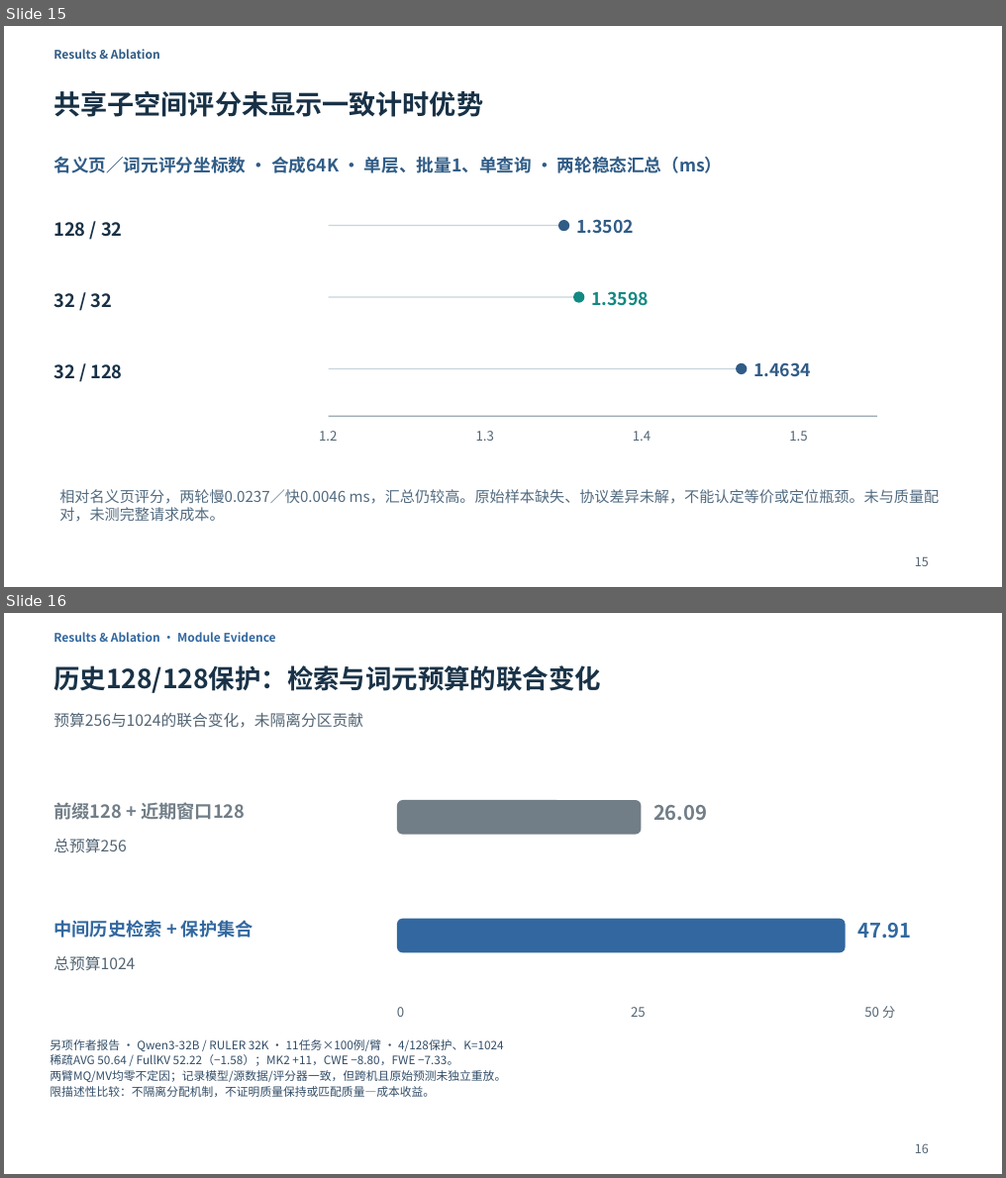
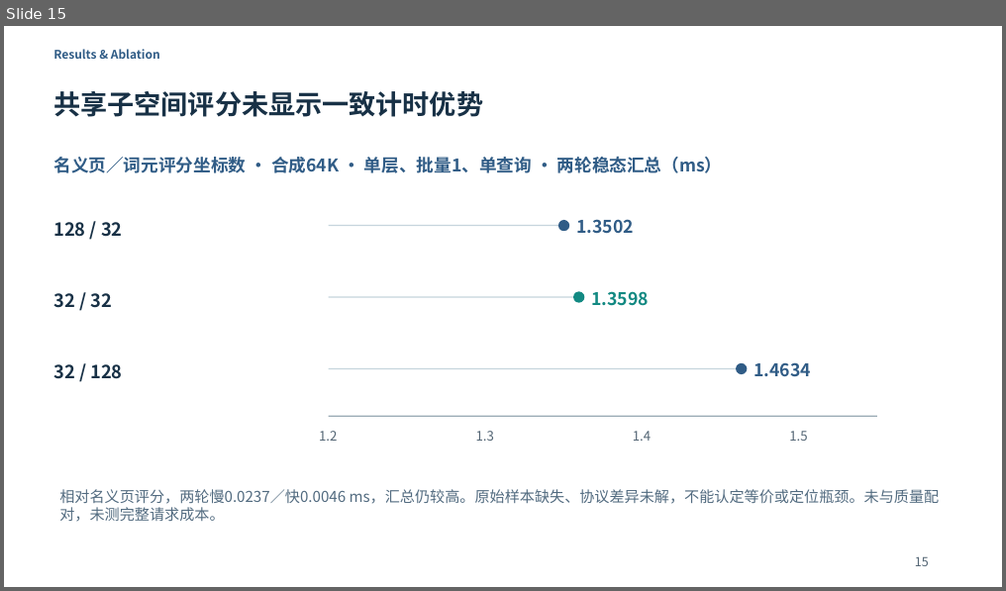
Before and after one commit to Chosen-David/two-level-attention, a slide deck: agent_doc/advice/dac_manuscript/presentation/TwoLevel_UserEdited_20261014.pptx. Shown one above the other, each under a label of ours: slides 15 and 16 before the commit, slide 15 after it. The pictures are 1006x1178 and 1006x591 pixels, drawn with LibreOffice and Linux fonts; fonts in the diff are those of the drawing. Boxes give left, top, right and bottom in pixels: in the first picture for what was removed or moved away, otherwise in the second. Text is boxed around its words. In the diff, an @@ line names an element or a change of style, - is before the commit and + after.

Commit message:
docs(paper): integrate qualified RULER32K FullKV comparisons

```diff
--- a/agent_doc/advice/dac_manuscript/presentation/TwoLevel_UserEdited_20261014.pptx
+++ b/agent_doc/advice/dac_manuscript/presentation/TwoLevel_UserEdited_20261014.pptx
@@ slide 16 removed at (4,613,1002,1174), background #FFFFFF @@
@@ text removed at (54,632,276,642) @@
-Results & Ablation · Module Evidence
@@ text removed at (54,665,601,693) @@
-历史128/128保护：检索与词元预算的联合变化
@@ text removed at (54,713,363,728) @@
-预算256与1024的联合变化，未隔离分区贡献
@@ text removed at (54,802,245,820) @@
-前缀128 + 近期窗口128
@@ rounded rectangle removed at (397,800,641,834) @@
@@ text removed at (653,805,707,820) @@
-26.09
@@ text removed at (54,839,126,853) @@
-总预算256
@@ text removed at (54,920,253,938) @@
-中间历史检索 + 保护集合
@@ rounded rectangle removed at (397,918,846,953) @@
@@ text removed at (857,923,911,939) @@
-47.91
@@ text removed at (54,957,135,970) @@
-总预算1024
@@ text removed at (397,1007,404,1017) @@
-0
@@ text removed at (631,1007,646,1017) @@
-25
@@ text removed at (864,1006,895,1018) @@
-50 分
@@ text removed at (50,1040,506,1097) @@
-另项作者报告 · Qwen3-32B / RULER 32K · 11任务×100例/臂 · 4/128保护、K=1024
-稀疏AVG 50.64 / FullKV 52.22（−1.58）；MK2 +11，CWE −8.80，FWE −7.33。
-两臂MQ/MV均零不定因；记录模型/源数据/评分器一致，但跨机且原始预测未独立重放。
-限描述性比较：不隔离分配机制，不证明质量保持或匹配质量—成本收益。
@@ text removed at (915,1144,929,1154) @@
-16
```
Also in this commit, not shown: 1 slide changed, 1 slide added, 42 other files.
